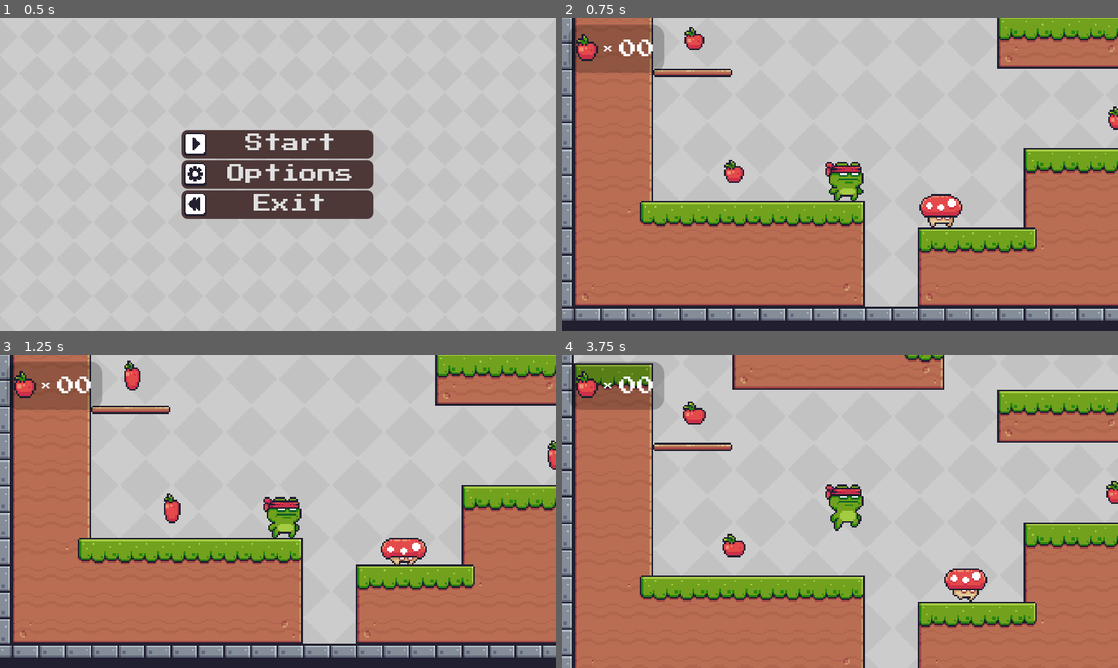
Above: before the commit, frames 1-4 (two rows, left to right).
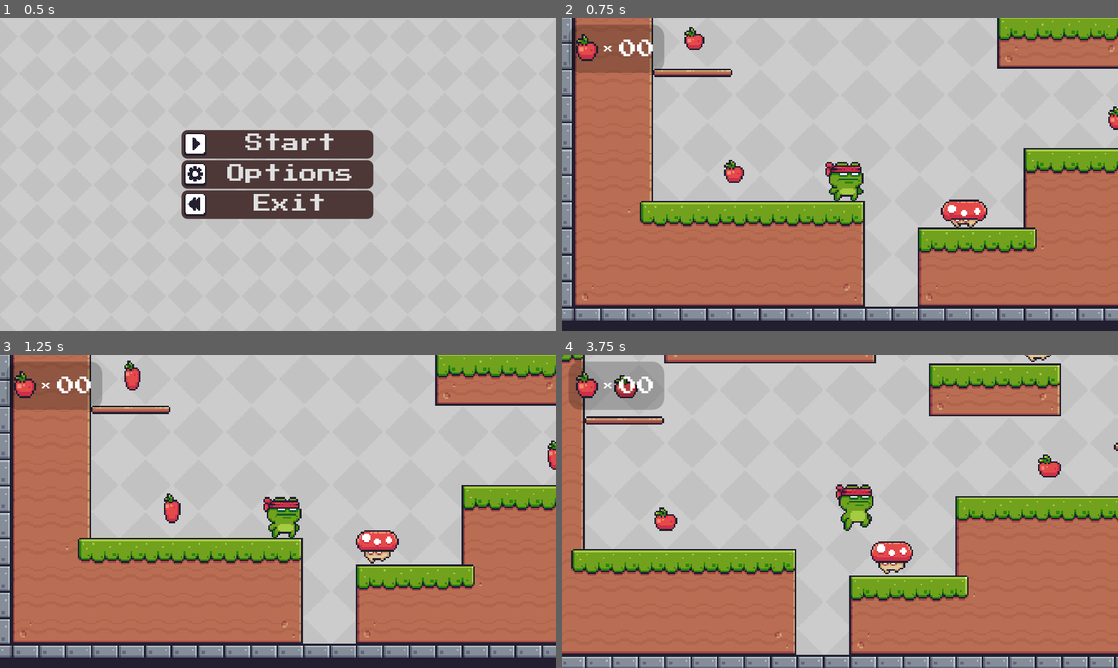
Above: after the commit, the same moments.

Repository: DennisR96/Interaktive-Systeme-Godot-Jump-n-Run
Game: Godot game, scene res://00_Menu.tscn
The game is run twice, just before and just after one commit, with the same random seed, the same clock (stepped at 60 frames per second) and the same inputs.
Inputs:
- Up to frame 1 (0.5 s): no input
- Up to frame 2 (0.75 s): click "Start" at 0.5 s
- Up to frame 3 (1.25 s): no input
- Up to frame 4 (3.75 s): hold D (right) 1.28-2.78 s; tap Up (ui_up) at 1.35, 1.52, 1.82, 2.1, 2.27, 2.57, 2.85, 3.6 s; hold A (left) 2.78-3.53 s; hold D (right) from 3.53 s (still down)

Frame 1 is identical in both runs. In frame 2, 0.9% of the frame differs, in the area x 64-77%, y 56-67%; in frame 3, 1.0%; in frame 4, 48%, in the area x 0-100%, y 0-100%.

Commit message:
Enemies treffen und getroffen werden

Diff:
--- a/01_LevelA.tscn
+++ b/01_LevelA.tscn
@@ -160,6 +160,31 @@
 "_editor_description_": ""
 }
 
+[node name="Collectables" type="Node2D" parent="Game"]
+
+[node name="Collectable1" parent="Game/Collectables" instance=ExtResource( 11 )]
+position = Vector2( 64, 192 )
+
+[node name="Collectable2" parent="Game/Collectables" instance=ExtResource( 11 )]
+position = Vector2( 296, 160 )
+
+[node name="Collectable3" parent="Game/Collectables" instance=ExtResource( 11 )]
+position = Vector2( 504, 192 )
+
+[node name="Collectable4" parent="Game/Collectables" instance=ExtResource( 11 )]
+position = Vector2( 120, 32 )
+
+[node name="Collectable5" parent="Game/Collectables" instance=ExtResource( 11 )]
+position = Vector2( 40, 112 )
+
+[node name="Enemies" type="Node2D" parent="Game"]
+
+[node name="Enemy" parent="Game/Enemies" instance=ExtResource( 1 )]
+position = Vector2( 208, 208 )
+
+[node name="Enemy2" parent="Game/Enemies" instance=ExtResource( 1 )]
+position = Vector2( 264, 80 )
+
 [node name="Player" parent="Game" instance=ExtResource( 2 )]
 position = Vector2( 128, 192 )
 
@@ -251,31 +276,9 @@
 "_edit_use_anchors_": false
 }
 
-[node name="Collectables" type="Node2D" parent="Game"]
-
-[node name="Collectable1" parent="Game/Collectables" instance=ExtResource( 11 )]
-position = Vector2( 64, 192 )
-
-[node name="Collectable2" parent="Game/Collectables" instance=ExtResource( 11 )]
-position = Vector2( 296, 160 )
-
-[node name="Collectable3" parent="Game/Collectables" instance=ExtResource( 11 )]
-position = Vector2( 504, 192 )
-
-[node name="Collectable4" parent="Game/Collectables" instance=ExtResource( 11 )]
-position = Vector2( 120, 32 )
-
-[node name="Collectable5" parent="Game/Collectables" instance=ExtResource( 11 )]
-position = Vector2( 40, 112 )
-
-[node name="Enemies" type="Node2D" parent="Game"]
-
-[node name="Enemy" parent="Game/Enemies" instance=ExtResource( 1 )]
-position = Vector2( 192, 208 )
-
-[connection signal="body_entered" from="Game/Area2D" to="Game" method="_on_Area2D_body_entered"]
 [connection signal="collectable_collected" from="Game/Collectables/Collectable1" to="Game/HUD" method="_on_collectable_collected"]
 [connection signal="collectable_collected" from="Game/Collectables/Collectable2" to="Game/HUD" method="_on_collectable_collected"]
 [connection signal="collectable_collected" from="Game/Collectables/Collectable3" to="Game/HUD" method="_on_collectable_collected"]
 [connection signal="collectable_collected" from="Game/Collectables/Collectable4" to="Game/HUD" method="_on_collectable_collected"]
 [connection signal="collectable_collected" from="Game/Collectables/Collectable5" to="Game/HUD" method="_on_collectable_collected"]
+[connection signal="body_entered" from="Game/Area2D" to="Game" method="_on_Area2D_body_entered"]
--- a/Collectable.tscn
+++ b/Collectable.tscn
@@ -123,7 +123,7 @@
 [node name="AnimatedSprite" type="AnimatedSprite" parent="."]
 frames = SubResource( 25 )
 animation = "Apple"
-frame = 1
+frame = 2
 playing = true
 
 [connection signal="body_entered" from="." to="." method="_on_Collectable_body_entered"]
--- a/Enemy.gd
+++ b/Enemy.gd
@@ -1,10 +1,12 @@
 extends KinematicBody2D
 
+var speed = 30
 var velocity = Vector2()
 export var direction = -1
 export var detects_cliffs = true
 
 func _ready():
+	$AnimatedSprite.play("Walk")
 	if direction == 1:
 		$AnimatedSprite.flip_h = true
 	$floor_checker.position.x = $CollisionShape2D2.shape.get_extents().x * direction
@@ -19,6 +21,30 @@
 
 	velocity.y += 20
 
-	velocity.x = 30 * direction
+	velocity.x = speed * direction
 
 	velocity = move_and_slide(velocity, Vector2.UP)
+
+# Wenn Player auf Enemy draufspringt
+func _on_top_checker_body_entered(body):
+	$AnimatedSprite.play("Hit")
+	speed = 0
+	set_collision_layer_bit(4, false)
+	set_collision_mask_bit(0, false)
+	$top_checker.set_collision_layer_bit(4, false)
+	$top_checker.set_collision_mask_bit(0, false)
+	$sides_checker.set_collision_layer_bit(4, false)
+	$sides_checker.set_collision_mask_bit(0, false)
+	$Timer.start()		# Timer, dannach wird Enemy gelöscht
+	body.bounce()		# Player macht kleinen Sprung
+
+
+# Wenn Player seitlich in Enemy reinläuft
+func _on_sides_checker_body_entered(body):
+	body.ouch(position.x)
+	$sides_checker.set_collision_layer_bit(4, false) #Vorübergehende Lösung
+	$sides_checker.set_collision_mask_bit(0, false) #Vorübergehende Lösung
+
+# Enemy löschen nach timeout
+func _on_Timer_timeout():
+	queue_free()
--- a/Enemy.tscn
+++ b/Enemy.tscn
@@ -164,7 +164,13 @@
 } ]
 
 [sub_resource type="RectangleShape2D" id=2]
-extents = Vector2( 13.3024, 8.49379 )
+extents = Vector2( 10.2745, 8.94197 )
+
+[sub_resource type="RectangleShape2D" id=38]
+extents = Vector2( 9.12206, 1.55846 )
+
+[sub_resource type="RectangleShape2D" id=39]
+extents = Vector2( 13.1355, 5.88903 )
 
 [node name="Enemy" type="KinematicBody2D"]
 collision_layer = 16
@@ -174,14 +180,37 @@
 [node name="AnimatedSprite" type="AnimatedSprite" parent="."]
 frames = SubResource( 1 )
 animation = "Walk"
-frame = 3
+frame = 5
 playing = true
 
 [node name="CollisionShape2D2" type="CollisionShape2D" parent="."]
-position = Vector2( 0.183853, 6.54737 )
+position = Vector2( 0.026186, 6.67968 )
 shape = SubResource( 2 )
 
 [node name="floor_checker" type="RayCast2D" parent="."]
 enabled = true
 cast_to = Vector2( 0, 20 )
 collision_mask = 2
+
+[node name="top_checker" type="Area2D" parent="."]
+collision_layer = 16
+collision_mask = 33
+
+[node name="CollisionShape2D" type="CollisionShape2D" parent="top_checker"]
+position = Vector2( 0.154951, -4.17504 )
+shape = SubResource( 38 )
+
+[node name="sides_checker" type="Area2D" parent="."]
+collision_layer = 0
+collision_mask = 33
+
+[node name="CollisionShape2D" type="CollisionShape2D" parent="sides_checker"]
+position = Vector2( 0.078743, 6.77208 )
+shape = SubResource( 39 )
+
+[node name="Timer" type="Timer" parent="."]
+one_shot = true
+
+[connection signal="body_entered" from="top_checker" to="." method="_on_top_checker_body_entered"]
+[connection signal="body_entered" from="sides_checker" to="." method="_on_sides_checker_body_entered"]
+[connection signal="timeout" from="Timer" to="." method="_on_Timer_timeout"]
--- a/Player.gd
+++ b/Player.gd
@@ -6,10 +6,11 @@
 export var SPEED = 50						# Geschwindigkei
 export var jump_force = -240
 var collectables = 0
+var playerHit = false
 
 const PROJECTILE = preload("res://Projectile.tscn")
 
-var velocity = Vector2()
+var velocity = Vector2(0,0)
 
 func _physics_process(delta):
 	# Walking
@@ -23,8 +24,8 @@
 		$AnimatedSprite.flip_h = true
 		if sign($Position2D.position.x) == 1:
 			$Position2D.position.x *= -1
-	else:
-		velocity.x = 0
+#	else:
+#		velocity.x = 0
 
 	# Jumping
 	if Input.is_action_just_pressed("ui_up") and is_on_floor():
@@ -37,14 +38,41 @@
 		projectile.position = $Position2D.global_position
 
 	# Play Animation
-	if velocity.y < 0:
+	if playerHit:
+		$AnimatedSprite.play("Hit")
+	elif velocity.y < 0 and not playerHit:
 		$AnimatedSprite.play("Jump")
-	elif velocity.y > 0:
+	elif velocity.y > 0 and not playerHit:
 		$AnimatedSprite.play("Fall")
-	elif velocity.x != 0 and velocity.y == 0:
+	elif velocity.x != 0 and velocity.y == 0 and not playerHit:
 		$AnimatedSprite.play("Walk")
 	else:
 		$AnimatedSprite.play("Idle")
 
 	velocity.y += GRAVITY
 	velocity = move_and_slide(velocity, Vector2.UP)
+	velocity.x = lerp(velocity.x, 0, 0.2)
+
+# Enemy-Skript greift auf diese Funktion zu
+func bounce():
+	velocity.y = jump_force * 0.7
+
+# Enemy-Skript greift auf diese Funktion zu
+func ouch(enemyPosX):
+	#set_modulate(Color(1,0.3,0.3,0.3)) #Farbe ändern
+	velocity.y = jump_force * 0.5 # Kleiner Sprung
+
+	if position.x < enemyPosX:
+		velocity.x = -400
+	elif position.x > enemyPosX:
+		velocity.x = 400
+
+	Input.action_release("left")
+	Input.action_release("right")
+
+	playerHit = true
+	$Timer.start()
+
+func _on_Timer_timeout():
+	playerHit = false
+	get_tree().change_scene("res://01_LevelA.tscn")
--- a/Player.tscn
+++ b/Player.tscn
@@ -223,7 +223,7 @@
 position = Vector2( 3.12819, -1.22392 )
 frames = SubResource( 31 )
 animation = "Idle"
-frame = 8
+frame = 9
 playing = true
 
 [node name="CollisionShape2D" type="CollisionShape2D" parent="."]
@@ -236,3 +236,8 @@
 __meta__ = {
 "_gizmo_extents_": 19.7
 }
+
+[node name="Timer" type="Timer" parent="."]
+one_shot = true
+
+[connection signal="timeout" from="Timer" to="." method="_on_Timer_timeout"]
--- a/Test_Level.tscn
+++ b/Test_Level.tscn
@@ -1,87 +1,10 @@
-[gd_scene load_steps=126 format=2]
-
-[ext_resource path="res://Tiles/tile_0122.png" type="Texture" id=1]
+[gd_scene load_steps=119 format=2]
+
 [ext_resource path="res://Player.tscn" type="PackedScene" id=2]
 [ext_resource path="res://Enemy.tscn" type="PackedScene" id=3]
-[ext_resource path="res://Tiles/tile_0022.png" type="Texture" id=4]
-[ext_resource path="res://Tiles/tile_0023.png" type="Texture" id=5]
 [ext_resource path="res://Game.gd" type="Script" id=6]
 [ext_resource path="res://PixelAdventure/Terrain/Terrain (16x16).png" type="Texture" id=7]
 [ext_resource path="res://Collectable.tscn" type="PackedScene" id=15]
-
-[sub_resource type="ConvexPolygonShape2D" id=1]
-points = PoolVector2Array( 0, 0, 18, 0, 18, 18, 0, 18 )
-
-[sub_resource type="ConvexPolygonShape2D" id=2]
-points = PoolVector2Array( 0, 0, 18, 0, 18, 18, 0, 18 )
-
-[sub_resource type="ConvexPolygonShape2D" id=3]
-points = PoolVector2Array( 0, 0, 18, 0, 18, 18, 0, 18 )
-
-[sub_resource type="TileSet" id=4]
-0/name = "tile_0022.png 0"
-0/texture = ExtResource( 4 )
-0/tex_offset = Vector2( 0, 0 )
-0/modulate = Color( 1, 1, 1, 1 )
-0/region = Rect2( 0, 0, 18, 18 )
-0/tile_mode = 0
-0/occluder_offset = Vector2( 0, 0 )
-0/navigation_offset = Vector2( 0, 0 )
-0/shape_offset = Vector2( 0, 0 )
-0/shape_transform = Transform2D( 1, 0, 0, 1, 0, 0 )
-0/shape = SubResource( 1 )
-0/shape_one_way = false
-0/shape_one_way_margin = 1.0
-0/shapes = [ {
-"autotile_coord": Vector2( 0, 0 ),
-"one_way": false,
-"one_way_margin": 1.0,
-"shape": SubResource( 1 ),
-"shape_transform": Transform2D( 1, 0, 0, 1, 0, 0 )
-} ]
-0/z_index = 0
-1/name = "tile_0023.png 1"
-1/texture = ExtResource( 5 )
-1/tex_offset = Vector2( 0, 0 )
-1/modulate = Color( 1, 1, 1, 1 )
-1/region = Rect2( 0, 0, 18, 18 )
-1/tile_mode = 0
-1/occluder_offset = Vector2( 0, 0 )
-1/navigation_offset = Vector2( 0, 0 )
-1/shape_offset = Vector2( 0, 0 )
-1/shape_transform = Transform2D( 1, 0, 0, 1, 0, 0 )
-1/shape = SubResource( 2 )
-1/shape_one_way = false
-1/shape_one_way_margin = 1.0
-1/shapes = [ {
-"autotile_coord": Vector2( 0, 0 ),
-"one_way": false,
-"one_way_margin": 1.0,
-"shape": SubResource( 2 ),
-"shape_transform": Transform2D( 1, 0, 0, 1, 0, 0 )
-} ]
-1/z_index = 0
-2/name = "tile_0122.png 2"
-2/texture = ExtResource( 1 )
-2/tex_offset = Vector2( 0, 0 )
-2/modulate = Color( 1, 1, 1, 1 )
-2/region = Rect2( 0, 0, 18, 18 )
-2/tile_mode = 0
-2/occluder_offset = Vector2( 0, 0 )
-2/navigation_offset = Vector2( 0, 0 )
-2/shape_offset = Vector2( 0, 0 )
-2/shape_transform = Transform2D( 1, 0, 0, 1, 0, 0 )
-2/shape = SubResource( 3 )
-2/shape_one_way = false
-2/shape_one_way_margin = 1.0
-2/shapes = [ {
-"autotile_coord": Vector2( 0, 0 ),
-"one_way": false,
-"one_way_margin": 1.0,
-"shape": SubResource( 3 ),
-"shape_transform": Transform2D( 1, 0, 0, 1, 0, 0 )
-} ]
-2/z_index = 0
 
 [sub_resource type="ConvexPolygonShape2D" id=5]
 points = PoolVector2Array( 0, 0, 16, 0, 16, 16, 0, 16 )
@@ -1534,15 +1457,7 @@
 script = ExtResource( 6 )
 
 [node name="Player" parent="Game" instance=ExtResource( 2 )]
-position = Vector2( 45.0857, 206.416 )
-
-[node name="TileMapAlt" type="TileMap" parent="Game"]
-position = Vector2( 123.843, 172.239 )
-tile_set = SubResource( 4 )
-cell_size = Vector2( 18, 18 )
-collision_mask = 49
-format = 1
-tile_data = PoolIntArray( 4, 0, 0, 5, 0, 0, 6, 0, 0, 7, 0, 0, 8, 0, 0, 9, 0, 0, 65540, 2, 0, 65541, 2, 0, 65542, 2, 0, 65543, 2, 0, 65544, 2, 0, 65545, 2, 0, 131076, 2, 0, 131077, 2, 0, 131078, 2, 0, 131079, 2, 0, 131080, 2, 0, 131081, 2, 0, 196612, 2, 0, 196613, 2, 0, 196614, 2, 0, 196615, 2, 0, 196616, 2, 0, 196617, 2, 0, 196618, 0, 0, 196619, 0, 0, 196620, 0, 0, 196621, 0, 0, 196622, 0, 0, 196623, 0, 0, 262148, 2, 0, 262149, 2, 0, 262150, 2, 0, 262151, 2, 0, 262152, 2, 0, 262153, 2, 0, 262154, 2, 0, 262155, 2, 0, 262156, 2, 0, 262157, 2, 0, 262158, 2, 0, 262159, 2, 0, 327684, 2, 0, 327685, 2, 0, 327686, 2, 0, 327687, 2, 0, 327688, 2, 0, 327689, 2, 0, 327690, 2, 0, 327691, 2, 0, 327692, 2, 0, 327693, 2, 0, 327694, 2, 0, 327695, 2, 0 )
+position = Vector2( 22.8621, 219.115 )
 
 [node name="TileMapNeu" type="TileMap" parent="Game"]
 position = Vector2( -1, 0 )
@@ -1567,7 +1482,7 @@
 [node name="Enemy" parent="Game" groups=[
 "enemy",
 ] instance=ExtResource( 3 )]
-position = Vector2( 212.3, 149.516 )
+position = Vector2( 152.165, 213.215 )
 
 [node name="Enemy2" parent="Game" groups=[
 "enemy",
@@ -1575,6 +1490,6 @@
 position = Vector2( 119.113, 212.711 )
 
 [node name="Collectable" parent="Game" instance=ExtResource( 15 )]
-position = Vector2( 153.622, 215.601 )
+position = Vector2( 83.3795, 226.713 )
 
 [connection signal="body_entered" from="Game/Area2D" to="Game" method="_on_Area2D_body_entered"]
--- a/project.godot
+++ b/project.godot
@@ -35,6 +35,34 @@
 
 [input]
 
+ui_left={
+"deadzone": 0.5,
+"events": [ Object(InputEventKey,"resource_local_to_scene":false,"resource_name":"","device":0,"alt":false,"shift":false,"control":false,"meta":false,"command":false,"pressed":false,"scancode":16777231,"unicode":0,"echo":false,"script":null)
+, Object(InputEventJoypadButton,"resource_local_to_scene":false,"resource_name":"","device":0,"button_index":14,"pressure":0.0,"pressed":false,"script":null)
+, Object(InputEventKey,"resource_local_to_scene":false,"resource_name":"","device":0,"alt":false,"shift":false,"control":false,"meta":false,"command":false,"pressed":false,"scancode":65,"unicode":0,"echo":false,"script":null)
+ ]
+}
+ui_right={
+"deadzone": 0.5,
+"events": [ Object(InputEventKey,"resource_local_to_scene":false,"resource_name":"","device":0,"alt":false,"shift":false,"control":false,"meta":false,"command":false,"pressed":false,"scancode":16777233,"unicode":0,"echo":false,"script":null)
+, Object(InputEventJoypadButton,"resource_local_to_scene":false,"resource_name":"","device":0,"button_index":15,"pressure":0.0,"pressed":false,"script":null)
+, Object(InputEventKey,"resource_local_to_scene":false,"resource_name":"","device":0,"alt":false,"shift":false,"control":false,"meta":false,"command":false,"pressed":false,"scancode":68,"unicode":0,"echo":false,"script":null)
+ ]
+}
+ui_up={
+"deadzone": 0.5,
+"events": [ Object(InputEventKey,"resource_local_to_scene":false,"resource_name":"","device":0,"alt":false,"shift":false,"control":false,"meta":false,"command":false,"pressed":false,"scancode":16777232,"unicode":0,"echo":false,"script":null)
+, Object(InputEventJoypadButton,"resource_local_to_scene":false,"resource_name":"","device":0,"button_index":12,"pressure":0.0,"pressed":false,"script":null)
+, Object(InputEventKey,"resource_local_to_scene":false,"resource_name":"","device":0,"alt":false,"shift":false,"control":false,"meta":false,"command":false,"pressed":false,"scancode":87,"unicode":0,"echo":false,"script":null)
+ ]
+}
+ui_down={
+"deadzone": 0.5,
+"events": [ Object(InputEventKey,"resource_local_to_scene":false,"resource_name":"","device":0,"alt":false,"shift":false,"control":false,"meta":false,"command":false,"pressed":false,"scancode":16777234,"unicode":0,"echo":false,"script":null)
+, Object(InputEventJoypadButton,"resource_local_to_scene":false,"resource_name":"","device":0,"button_index":13,"pressure":0.0,"pressed":false,"script":null)
+, Object(InputEventKey,"resource_local_to_scene":false,"resource_name":"","device":0,"alt":false,"shift":false,"control":false,"meta":false,"command":false,"pressed":false,"scancode":83,"unicode":0,"echo":false,"script":null)
+ ]
+}
 left={
 "deadzone": 0.5,
 "events": [ Object(InputEventKey,"resource_local_to_scene":false,"resource_name":"","device":0,"alt":false,"shift":false,"control":false,"meta":false,"command":false,"pressed":false,"scancode":65,"unicode":0,"echo":false,"script":null)
Not shown: 1 places in Enemy.tscn that only renumber resources
